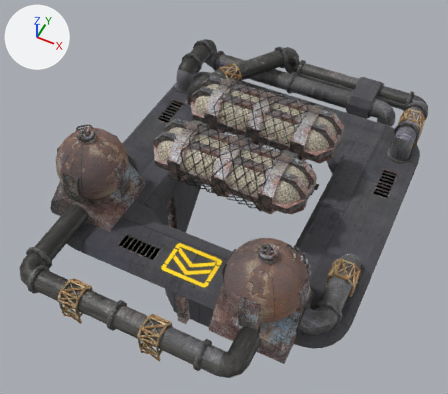
Two versions of the Blender file blender/deployer.blend, one commit apart.
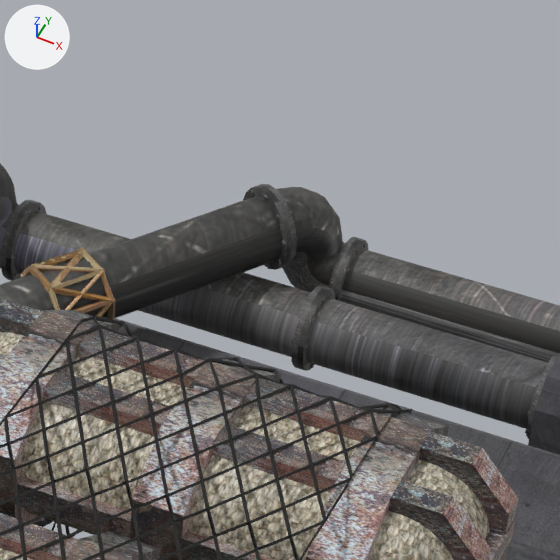
The first picture shows the older version from a 50 mm camera at (4.33, -9.54, 11.7) aimed at (-0.66, 0.44, -0.78). The close-ups show the older and then the newer version on the part from 48% to 79% of the width and 0% to 36% of the height of that picture. Only the edits that show in the close-ups are written down. Every picture has the same lights, and +X, +Y and +Z are marked at upper left.

The first close-up shows 'Cargo drone', 'Concrete', 'Concrete Block', 'Pipe Flange.018', 'Pipe Flange.021', 'Pipe Flange.022', 'Pipe Flange.025', 'Pipe Strut.005', 'Pipes.001', 'Pipes.002', 'Silo' and 1 more.
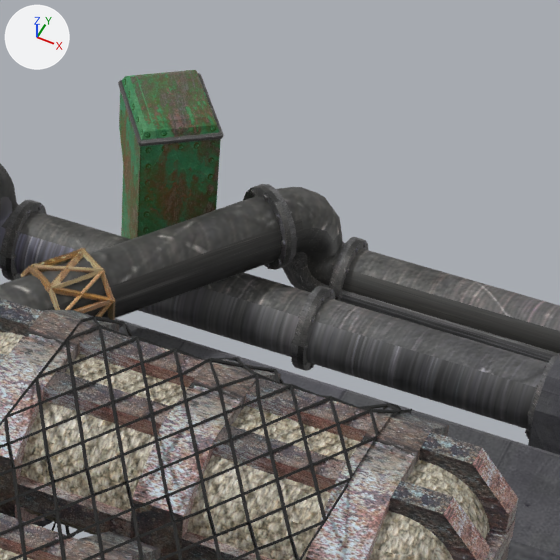
What changed in the scene script:
```text
Add img_riveted_metal_panels_jpg:
    img_riveted_metal_panels_jpg = load_image('riveted_metal_panels.jpg', 'riveted_metal_panels.jpg', 1000, 1000, 'sRGB')
Add mat_riveted_metal:
    mat_riveted_metal = bpy.data.materials.new('Riveted Metal')
    # colours: green #14bb48
    # uses the picture img_riveted_metal_panels_jpg
    # uses the picture img_rusty_metal_plate_jpg
Add me_cube_009:
    me_cube_009.from_pydata(...)  # 40 vertices, 38 faces; spans x -0.314..0.319, y -0.017..0.818, z 0.0..1.418
    me_cube_009.materials.append(mat_pipe)  # picture img_iron_texture637_3518420741_png
Add me_cube_002:
    me_cube_002.from_pydata(...)  # 20 vertices, 15 faces; spans x 1.02..2.01, y -0.41..0.58, z 0.0..1.5
    me_cube_002.materials.append(mat_riveted_metal)
Add me_plane_006:
    me_plane_006.from_pydata([(-0.2, 0.5, -0.71), (-0.2, -0.5, -0.71), (0.2, -0.5, -0.71), (0.2, 0.5, -0.71), (-0.2, 0.5, -0.515), (-0.2, -0.5, -0.515), (0.2, -0.5, -0.515), (0.2, 0.5, -0.515)], [], [(2, 3, 7, 6), (0, 1, 5, 4), (3, 0, 4, 7), (1, 2, 6, 5)])
Add ob_circuit_connector_greebles:
    ob_circuit_connector_greebles = bpy.data.objects.new('Circuit Connector Greebles', me_cube_009)
    ob_circuit_connector_greebles.parent = ob_deployer
    ob_circuit_connector_greebles.matrix_parent_inverse = Matrix(((1.333, 0.0, 0.0, 0.0), (0.0, 1.333, 0.0, 0.0), (0.0, 0.0, 1.333, 0.0), (0.0, 0.0, 0.0, 1.0)))
    ob_circuit_connector_greebles.location = (-1.705, 4.763, 0.0)
    ob_circuit_connector_greebles.rotation_euler = (0.0, 0.0, 0.628)  # degrees (0, 0, 36)
Add ob_circuit_connector:
    ob_circuit_connector = bpy.data.objects.new('Circuit Connector', me_cube_002)
    ob_circuit_connector.parent = ob_deployer
    ob_circuit_connector.matrix_parent_inverse = Matrix(((1.333, 0.0, 0.0, 0.0), (0.0, 1.333, 0.0, 0.0), (0.0, 0.0, 1.333, 0.0), (0.0, 0.0, 0.0, 1.0)))
    ob_circuit_connector.location = (-3.446, 5.238, 0.0)
    ob_circuit_connector.rotation_euler = (0.0, 0.0, -0.157)  # degrees (0, 0, -9)
    _m = ob_circuit_connector.modifiers.new('Boolean', 'BOOLEAN')
    _m.object = ob_grate_slicer_002
Add ob_grate_slicer_002:
    ob_grate_slicer_002 = bpy.data.objects.new('Grate Slicer.002', me_plane_006)
    ob_grate_slicer_002.location = (-1.162, 5.538, 0.47)
    ob_grate_slicer_002.rotation_euler = (1.571, 0.0, -4.084)  # degrees (90, 0, -234)
    ob_grate_slicer_002.scale = (1.0, 0.618, 1.1)
    ob_grate_slicer_002.hide_render = True
```

Pixel boxes (x1, y1, x2, y2) of what changed, in the close-ups (560 x 560 px):
'Circuit Connector', added (green)
    after: (119, 70, 221, 239)
'Circuit Connector Greebles', added
    after: (118, 73, 224, 147)
